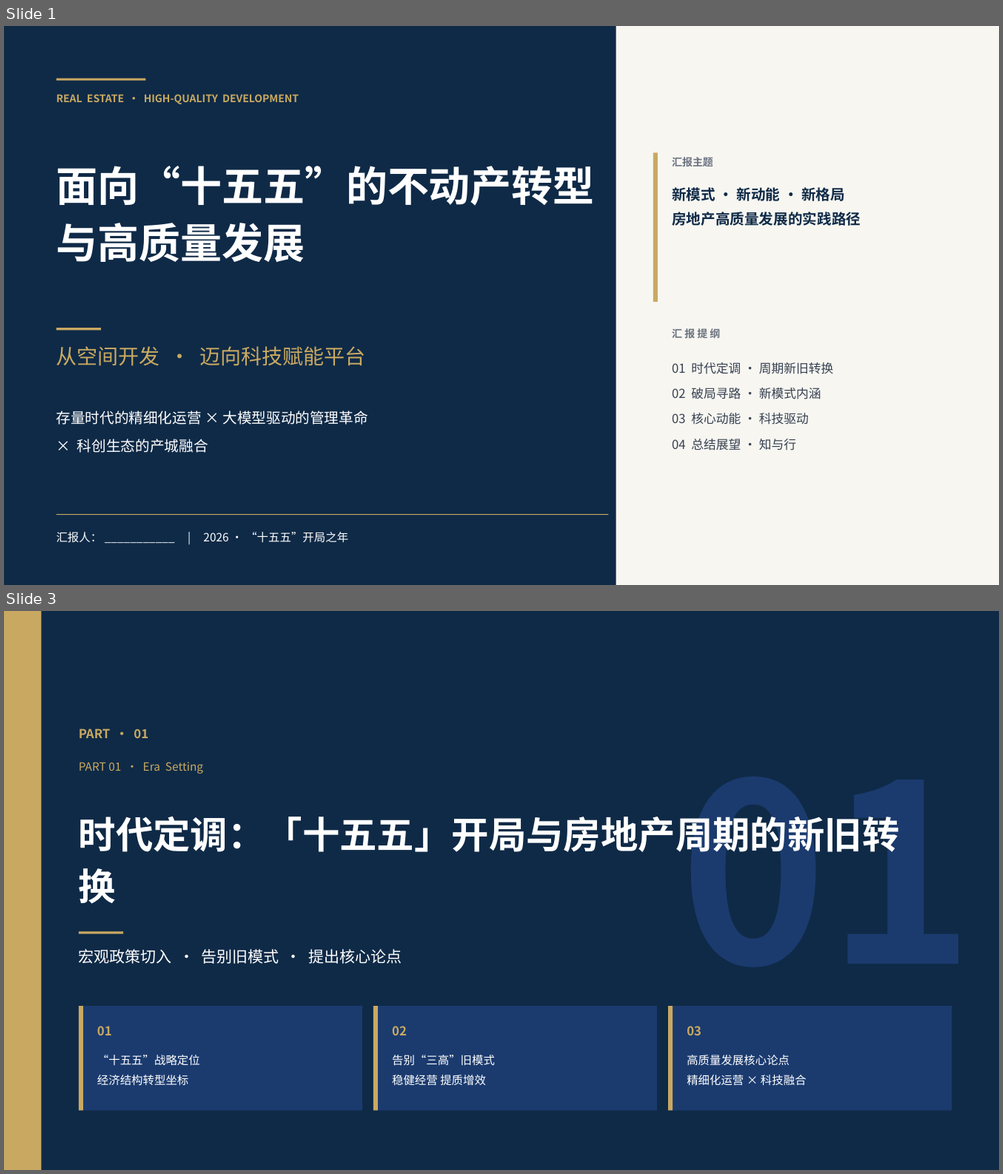
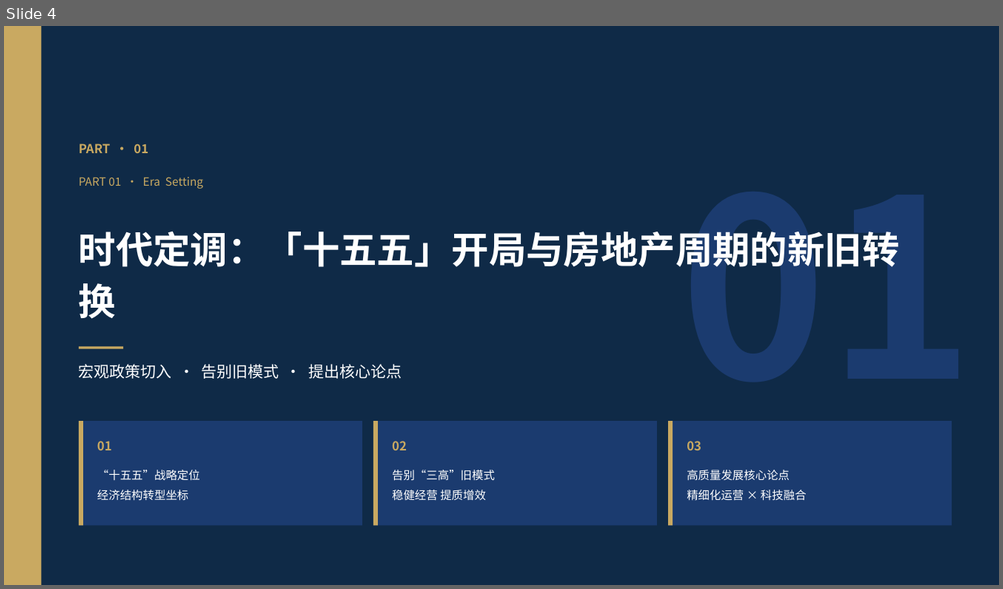
Before and after one commit to hujigang2010-maker/AIDEN, a slide deck: 十五五不动产高质量发展汇报.pptx. Shown one above the other, each under a label of ours: slides 1 and 3 before the commit, slide 4 after it; the slides between them are not shown. The pictures are 1003x1174 and 1003x589 pixels, drawn with LibreOffice and Linux fonts; fonts in the diff are those of the drawing. Boxes give left, top, right and bottom in pixels: in the first picture for what was removed or moved away, otherwise in the second. Text is boxed around its words. In the diff, an @@ line names an element or a change of style, - is before the commit and + after.

```diff
--- a/十五五不动产高质量发展汇报.pptx
+++ b/十五五不动产高质量发展汇报.pptx
@@ slide 1 removed at <box>4,26,999,585</box>, background #FFFFFF @@
@@ rectangle removed at <box>4,26,999,585</box> @@
@@ rectangle removed at <box>4,26,616,585</box> @@
@@ rectangle removed at <box>616,26,999,585</box> @@
@@ rectangle removed at <box>57,79,146,81</box> @@
@@ text removed at <box>57,94,299,104</box> @@
-REAL ESTATE · HIGH-QUALITY DEVELOPMENT
@@ rectangle removed at <box>653,153,657,302</box> @@
@@ text removed at <box>671,157,713,167</box> @@
-汇报主题
@@ text removed at <box>57,166,595,262</box> @@
-面向“十五五”的不动产转型
-与高质量发展
@@ text removed at <box>671,187,860,226</box> @@
-新模式 · 新动能 · 新格局
-房地产高质量发展的实践路径
@@ rectangle removed at <box>57,328,101,330</box> @@
@@ text removed at <box>671,327,720,340</box> @@
-汇 报 提 纲
@@ text removed at <box>57,346,365,366</box> @@
-从空间开发 · 迈向科技赋能平台
@@ text removed at <box>671,363,834,451</box> @@
-01 时代定调 · 周期新旧转换
-02 破局寻路 · 新模式内涵
-03 核心动能 · 科技驱动
-04 总结展望 · 知与行
@@ text removed at <box>57,411,368,453</box> @@
-存量时代的精细化运营 × 大模型驱动的管理革命
-× 科创生态的产城融合
@@ rectangle removed at <box>57,514,609,515</box> @@
@@ text removed at <box>57,532,348,543</box> @@
-汇报人： ___________ | 2026 · “十五五”开局之年
@@ what was slide 3 is now slide 4 @@
```
Also in this commit, not shown: 20 slides changed, 4 slides added, 1 other file.
